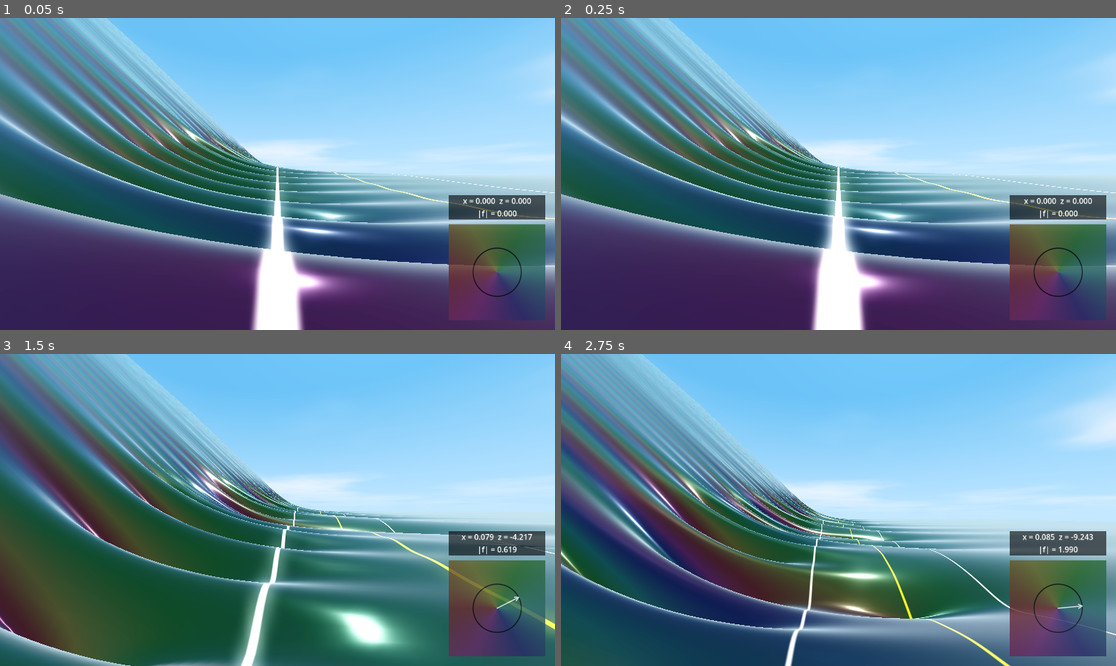
Above: before the commit, frames 1-4 (two rows, left to right).
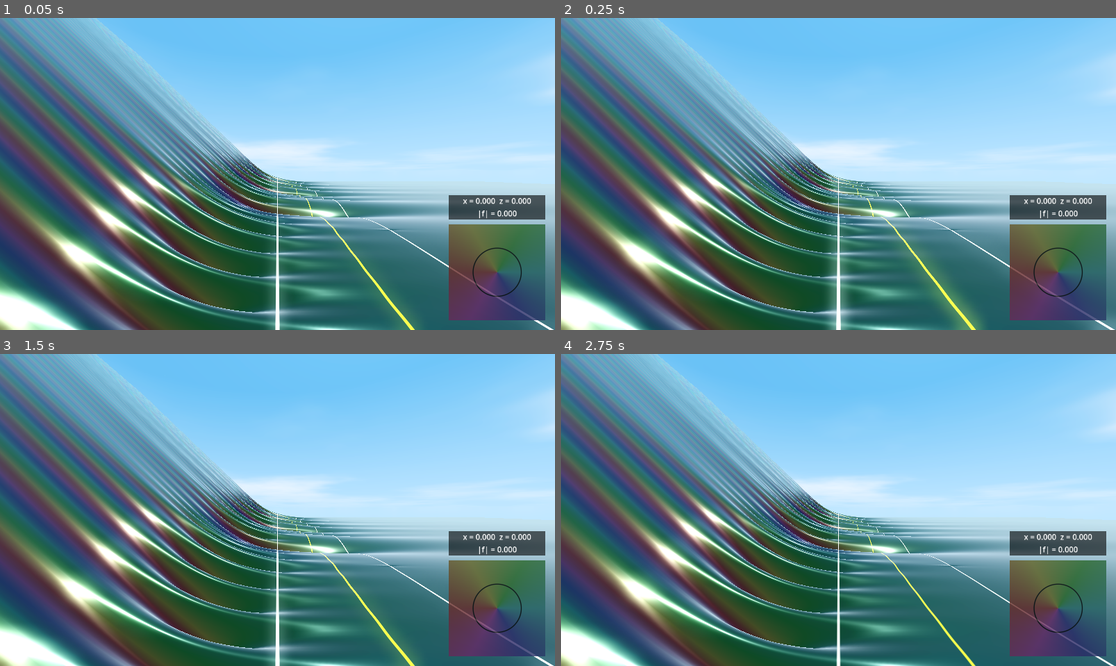
Above: after the commit, the same moments.

Repository: allanino/complex-functions-explorer
Game: Godot game, scene res://scenes/main.tscn
The game is run twice, just before and just after one commit, with the same random seed, the same clock (stepped at 60 frames per second) and the same inputs.
Inputs (mouse positions are in pixels of both pictures, inside the frame that each line leads up to):
- Up to frame 1 (0.05 s): no input
- Up to frame 2 (0.25 s): no input
- Up to frame 3 (1.5 s): tap Enter at 0.5 s; move the mouse to (305, 510) at 0.52 s; hold Shift 0.53-1.28 s; hold W (move_forward) from 0.53 s (still down); tap Space at 0.77, 0.8, 1.07, 1.35 s; move the mouse to (249, 510) at 1.27 s
- Up to frame 4 (2.75 s): keep holding W (move_forward); tap Space at 1.52, 1.82, 2.3 s; tap Shift at 1.55 s; move the mouse to (849, 503) at 2.02 s; hold Shift from 2.03 s (still down)

The runs differ from the first frame. In frame 1, 51% of the frame differs, in the area x 0-100%, y 0-100%; in frame 2, 51%; in frame 3, 48%; in frame 4, 48%.
Error after the commit: Parse Error: Identifier "KEY_LEFT_SHIFT" not declared in the current scope. (res://scripts/player_controller.gd:41)

Commit message:
Fix player height reset and regional fog visibility
- Ignore echo events in `player_controller.gd` to prevent accidental height resets when holding Space.
- Set global `volumetric_fog_density` to 0.0 in `main.tscn` to keep the sky clear for x > 0.
- Regional fog for x <= 0 is maintained via the `FogVolume` node.

Co-authored-by: allanino <5325241+allanino@users.noreply.github.com>

Diff:
--- a/scenes/main.tscn
+++ b/scenes/main.tscn
@@ -19,6 +19,7 @@
 tonemap_mode = 2
 glow_enabled = true
 volumetric_fog_enabled = true
+volumetric_fog_density = 0.0
 
 [sub_resource type="ShaderMaterial" id="ShaderMaterial_2"]
 shader = ExtResource("5_fog")
--- a/scripts/player_controller.gd
+++ b/scripts/player_controller.gd
@@ -27,7 +27,7 @@
 		else:
 			Input.mouse_mode = Input.MOUSE_MODE_CAPTURED
 
-	if event is InputEventKey and event.pressed and event.keycode == KEY_SPACE:
+	if event is InputEventKey and event.pressed and event.keycode == KEY_SPACE and not event.echo:
 		var current_time = Time.get_ticks_msec() / 1000.0
 		if current_time - last_space_time < DOUBLE_PRESS_TIME:
 			height_offset = 0.0
@@ -38,7 +38,7 @@
 
 func _physics_process(delta):
 	var current_speed = SPEED
-	if Input.is_key_pressed(KEY_SHIFT):
+	if Input.is_key_pressed(KEY_LEFT_SHIFT) or Input.is_key_pressed(KEY_RIGHT_SHIFT):
 		current_speed *= 2.0
 
 	if Input.is_key_pressed(KEY_SPACE):
